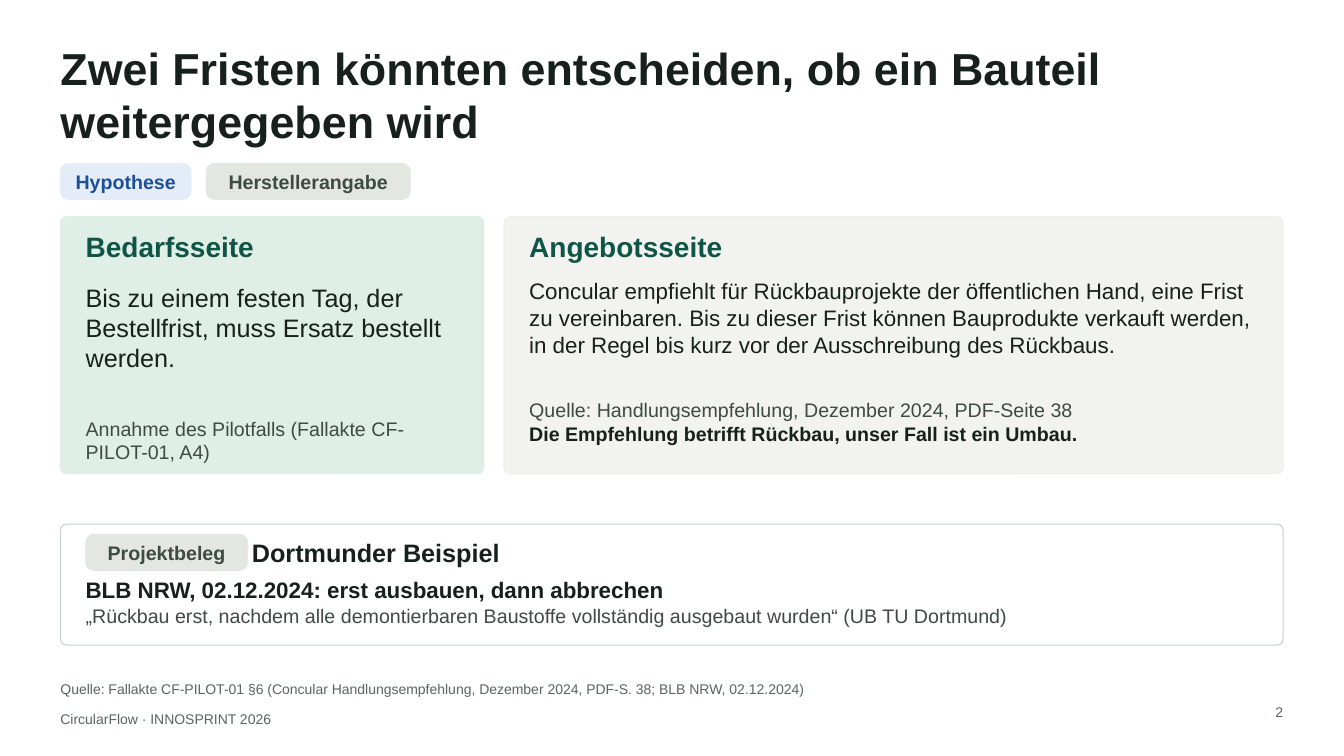
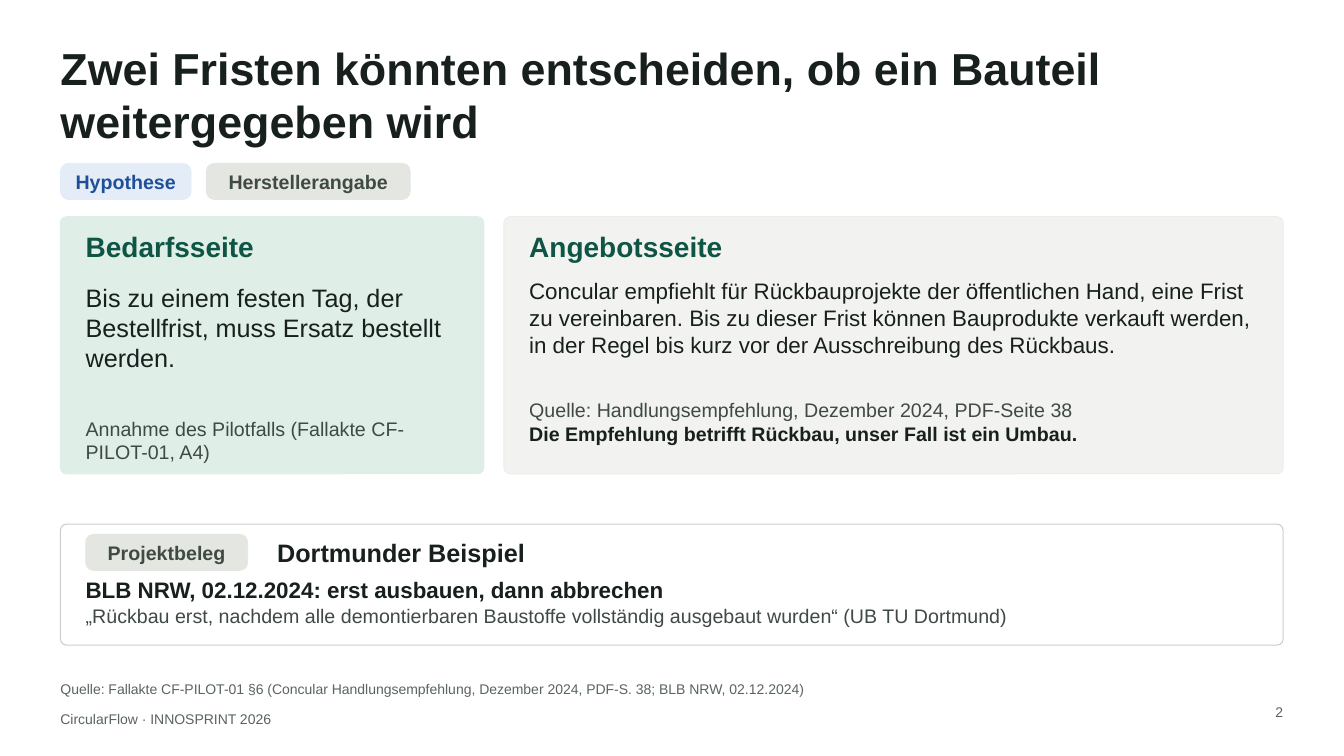
Before and after one commit to sammo3332/CircularFlow, a slide deck: slide 2 of pitch/innosprint-2026/ausgabe/weitere-fassungen/CircularFlow_INNOSPRINT2026_Fassung-C_Praxistest-Dortmund.pptx. Drawn at 1344x756 pixels with LibreOffice and Linux fonts; fonts in the diff are those of the drawing. Boxes give left, top, right and bottom in pixels: in the first picture for what was removed or moved away, otherwise in the second. Text is boxed around its words. In the diff, an @@ line names an element or a change of style, - is before the commit and + after.

```diff
--- a/pitch/innosprint-2026/ausgabe/weitere-fassungen/CircularFlow_INNOSPRINT2026_Fassung-C_Praxistest-Dortmund.pptx
+++ b/pitch/innosprint-2026/ausgabe/weitere-fassungen/CircularFlow_INNOSPRINT2026_Fassung-C_Praxistest-Dortmund.pptx
@@ text "Dortmunder Beispiel": place and size @@
-text "Dortmunder Beispiel" at <box>252,543,500,568</box>
+text "Dortmunder Beispiel" at <box>277,543,525,568</box>
```
Also in this commit, not shown: 2 other slides changed, 9 other files.
